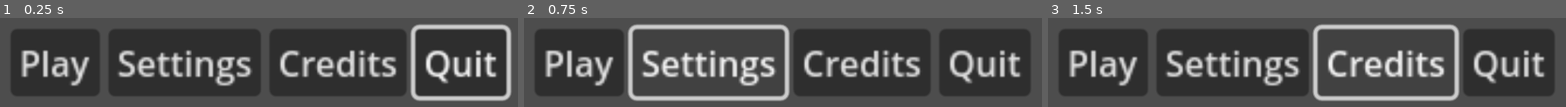
Above: before the commit, frames 1-3 (left to right).
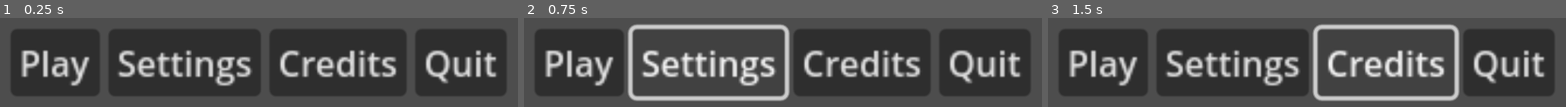
Above: after the commit, the same moments.

Repository: DasParijat/Ringtail-DE
Game: Godot game, scene res://RDE_Scenes/main_menu.tscn
Same seed, same stepped clock (60 frames per second), same inputs: the game is played once before the commit and once after it.
Inputs:
- Up to frame 1 (0.25 s): no input
- Up to frame 2 (0.75 s): click "Settings" at 0.5 s
- Up to frame 3 (1.5 s): click "Credits" at 1.25 s

The runs differ from the first frame. In frame 1, 4.1% of the frame differs, in the area x 79-99%, y 7-94%; in frame 2, nothing differs; in frame 3, nothing differs.

Commit message:
Added play and story menus

Diff:
--- a/RDE_Scenes/main_menu.tscn
+++ b/RDE_Scenes/main_menu.tscn
@@ -12,7 +12,7 @@
 grow_vertical = 2
 script = ExtResource("1_notiw")
 
-[node name="MarginContainer" type="MarginContainer" parent="."]
+[node name="front_menu" type="MarginContainer" parent="."]
 layout_mode = 0
 offset_left = 203.0
 offset_top = 803.0
@@ -20,31 +20,92 @@
 offset_bottom = 834.0
 scale = Vector2(5.56, 5.56)
 
-[node name="HBoxContainer" type="HBoxContainer" parent="MarginContainer"]
+[node name="HBoxContainer" type="HBoxContainer" parent="front_menu"]
 layout_mode = 2
 alignment = 1
 
-[node name="playB" type="Button" parent="MarginContainer/HBoxContainer"]
+[node name="playB" type="Button" parent="front_menu/HBoxContainer"]
 layout_mode = 2
 text = "Play"
 script = ExtResource("2_br78j")
 
-[node name="settingsB" type="Button" parent="MarginContainer/HBoxContainer"]
+[node name="settingsB" type="Button" parent="front_menu/HBoxContainer"]
 layout_mode = 2
 text = "Settings"
 script = ExtResource("2_br78j")
 
-[node name="creditsB" type="Button" parent="MarginContainer/HBoxContainer"]
+[node name="creditsB" type="Button" parent="front_menu/HBoxContainer"]
 layout_mode = 2
 text = "Credits"
 script = ExtResource("2_br78j")
 
-[node name="quitB" type="Button" parent="MarginContainer/HBoxContainer"]
+[node name="quitB" type="Button" parent="front_menu/HBoxContainer"]
 layout_mode = 2
 text = "Quit"
 script = ExtResource("2_br78j")
 
-[connection signal="pressed" from="MarginContainer/HBoxContainer/playB" to="." method="_on_play_b_pressed"]
-[connection signal="pressed" from="MarginContainer/HBoxContainer/settingsB" to="." method="_on_settings_b_pressed"]
-[connection signal="pressed" from="MarginContainer/HBoxContainer/creditsB" to="." method="_on_credits_b_pressed"]
-[connection signal="pressed" from="MarginContainer/HBoxContainer/quitB" to="." method="_on_quit_b_pressed"]
+[node name="play_menu" type="MarginContainer" parent="."]
+layout_mode = 0
+offset_left = 1828.0
+offset_top = 1224.0
+offset_right = 2101.19
+offset_bottom = 1255.0
+scale = Vector2(5.56, 5.56)
+
+[node name="HBoxContainer" type="HBoxContainer" parent="play_menu"]
+layout_mode = 2
+alignment = 1
+
+[node name="storyB" type="Button" parent="play_menu/HBoxContainer"]
+layout_mode = 2
+text = "Story"
+script = ExtResource("2_br78j")
+
+[node name="customB" type="Button" parent="play_menu/HBoxContainer"]
+layout_mode = 2
+text = "Custom"
+script = ExtResource("2_br78j")
+
+[node name="story_menu" type="MarginContainer" parent="."]
+layout_mode = 0
+offset_left = 2048.0
+offset_top = 57.0
+offset_right = 2321.19
+offset_bottom = 193.0
+scale = Vector2(5.56, 5.56)
+
+[node name="VBoxContainer" type="VBoxContainer" parent="story_menu"]
+layout_mode = 2
+alignment = 1
+
+[node name="RgEASY" type="Button" parent="story_menu/VBoxContainer"]
+layout_mode = 2
+text = "EASY"
+script = ExtResource("2_br78j")
+
+[node name="RgNORM" type="Button" parent="story_menu/VBoxContainer"]
+layout_mode = 2
+text = "NORMAL"
+script = ExtResource("2_br78j")
+
+[node name="RgHARD" type="Button" parent="story_menu/VBoxContainer"]
+layout_mode = 2
+text = "HARD"
+script = ExtResource("2_br78j")
+
+[node name="RgTRUE" type="Button" parent="story_menu/VBoxContainer"]
+layout_mode = 2
+text = "TRUE"
+script = ExtResource("2_br78j")
+
+[node name="custom_menu" type="MarginContainer" parent="."]
+layout_mode = 0
+offset_right = 40.0
+offset_bottom = 40.0
+
+[connection signal="pressed" from="front_menu/HBoxContainer/playB" to="." method="_on_play_b_pressed"]
+[connection signal="pressed" from="front_menu/HBoxContainer/settingsB" to="." method="_on_settings_b_pressed"]
+[connection signal="pressed" from="front_menu/HBoxContainer/creditsB" to="." method="_on_credits_b_pressed"]
+[connection signal="pressed" from="front_menu/HBoxContainer/quitB" to="." method="_on_quit_b_pressed"]
+[connection signal="pressed" from="play_menu/HBoxContainer/storyB" to="." method="_on_story_b_pressed"]
+[connection signal="pressed" from="play_menu/HBoxContainer/customB" to="." method="_on_custom_b_pressed"]
--- a/RDE_Scripts/main_menu.gd
+++ b/RDE_Scripts/main_menu.gd
@@ -1,16 +1,26 @@
 extends Control
 
+# front_menu buttons
 func _on_play_b_pressed() -> void:
-	pass # Replace with function body.
-
+	# will open up play_menu
+	pass
 
 func _on_settings_b_pressed() -> void:
-	pass # Replace with function body.
+	# will show settings_menu (seperate scene)
+	pass
 	#get_tree().change_scene_to_file("insert file link to scene")
 
 func _on_credits_b_pressed() -> void:
-	pass # Replace with function body.
-
+	pass
 
 func _on_quit_b_pressed() -> void:
 	get_tree().quit()
+
+# play_menu buttons
+func _on_story_b_pressed() -> void:
+	# will show story_menu
+	pass
+
+func _on_custom_b_pressed() -> void:
+	# will show custom_menu
+	pass
--- a/RDE_Scripts/navButton.gd
+++ b/RDE_Scripts/navButton.gd
@@ -1,6 +1,9 @@
 extends Button
 
-
-# Called when the node enters the scene tree for the first time.
 func _ready() -> void:
 	grab_focus()
+	_pressed()
+
+func _pressed() -> void:
+	# used for dev to check if button responds
+	print("PRESSED: ", $".".name)
Not shown, changed: README.md
